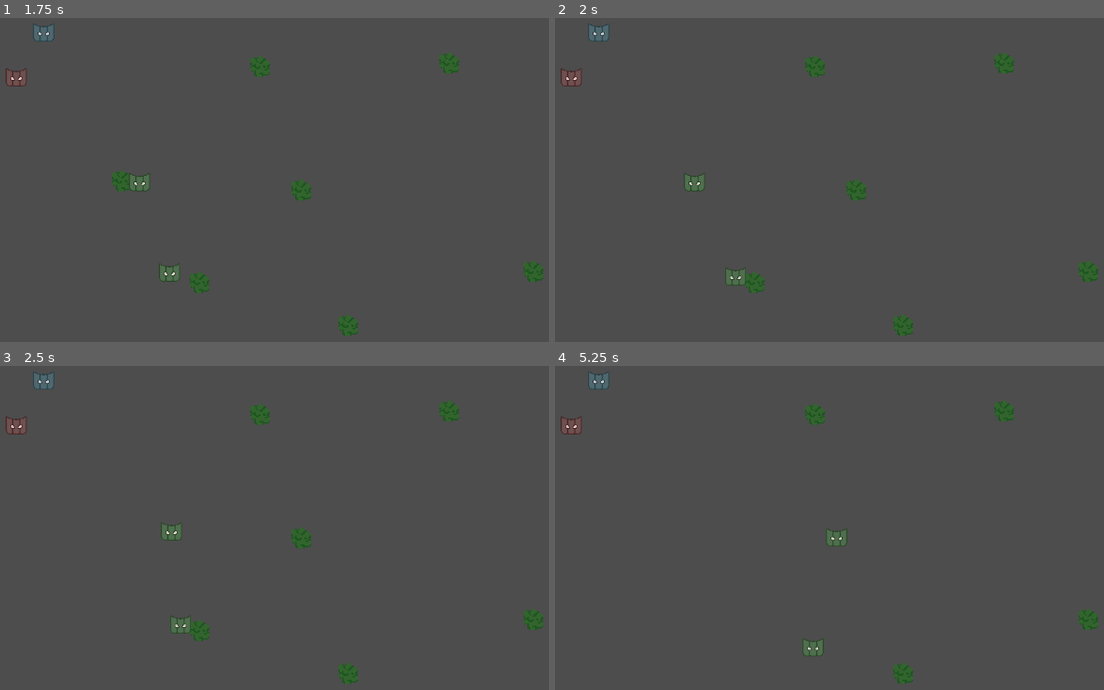
Above: before the commit, frames 1-4 (two rows, left to right).
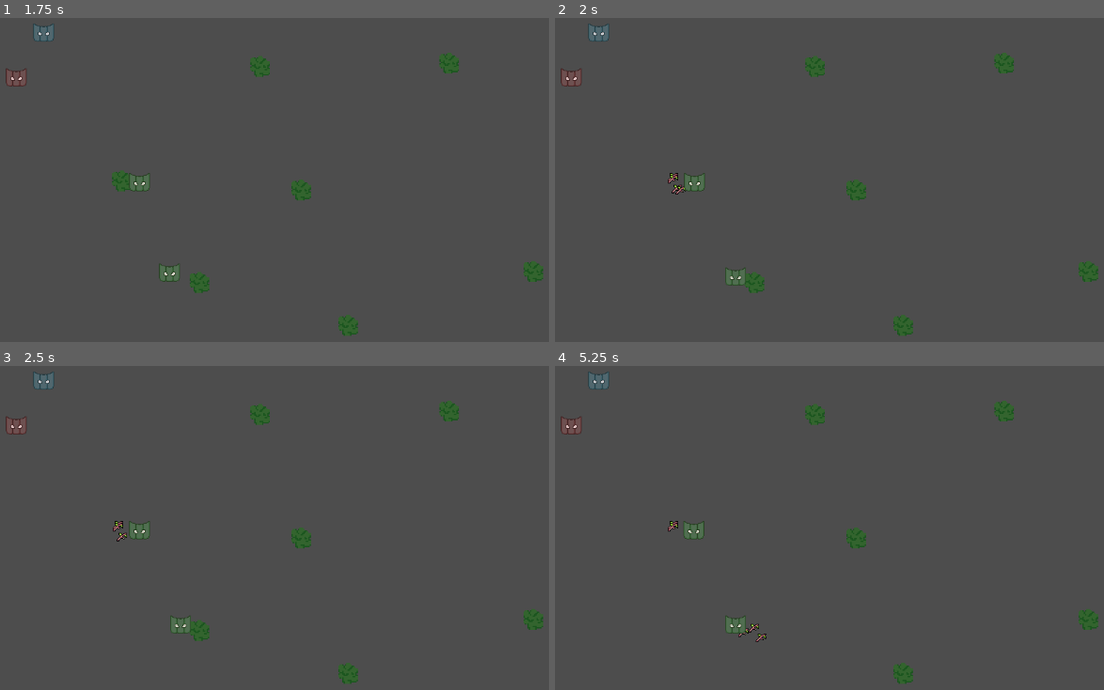
Above: after the commit, the same moments.

Repository: Kayno0o/gwj-86-godot
Game: Godot game, scene res://stages/game/game.tscn
Same seed, same stepped clock (60 frames per second), same inputs: the game is played once before the commit and once after it.
Inputs:
- Up to frame 1 (1.75 s): no input
- Up to frame 2 (2 s): no input
- Up to frame 3 (2.5 s): no input
- Up to frame 4 (5.25 s): tap Enter at 3.5 s

Frame 1 is identical in both runs. In frame 2, less than 0.1% of the frame differs, in the area x 20-24%, y 47-55%; in frame 3, 0.4%; in frame 4, 1.0%, in the area x 20-57%, y 47-90%.

Commit message:
feat: pickup items

Diff:
--- a/entities/mask/mask.gd
+++ b/entities/mask/mask.gd
@@ -7,10 +7,14 @@
 @export var movement_speed: float = 50.0
 @export var attack: float = 5
 @export var attack_speed: float = 1.0
+@export var attack_range: float = 15.0
 @export var inventory_size: int = 1
 @export var check_cooldown: float = 2.0
+@export var pickup_distance: float = 30.0
 
 @onready var collision_shape: CollisionShape2D = $CollisionShape2D
+
+var current_target: Node = null
 
 var damage_timer: Timer
 var check_timer: Timer
@@ -26,15 +30,15 @@
 	damage_timer.one_shot = false
 	add_child(damage_timer)
 
-	abstract_ready()
+	on_ready()
 
-func abstract_ready() -> void:
+func on_ready() -> void:
 	return
 
 func _physics_process(delta):
-	abstract_physics_process(delta)
+	on_physics_process(delta)
 
-func abstract_physics_process(_delta) -> void:
+func on_physics_process(_delta) -> void:
 	return
 
 func apply_mask_properties():
@@ -46,3 +50,48 @@
 
 func get_mask_name() -> String:
 	return mask_name
+
+func find_nearest(targets: Array):
+	if targets.is_empty():
+		return
+
+	var nearest_target = null
+	var nearest_distance = INF
+
+	for target in targets:
+		if target.is_targeted && target != current_target:
+			continue
+
+		var distance = global_position.distance_to(target.global_position)
+		if distance < nearest_distance:
+			nearest_distance = distance
+			nearest_target = target
+
+	if nearest_target:
+		if current_target:
+			current_target.is_targeted = false
+
+		current_target = nearest_target
+		current_target.is_targeted = true
+
+func find_target():
+	return
+
+func on_pickup():
+	return
+
+func move_to_target():
+	if not current_target or not is_instance_valid(current_target):
+		current_target = null
+		return
+
+	var direction = (current_target.global_position - global_position).normalized()
+	var distance = global_position.distance_to(current_target.global_position)
+
+	if distance < pickup_distance:
+		velocity = Vector2.ZERO
+		on_pickup()
+		return
+
+	velocity = direction * movement_speed
+	move_and_slide()
--- a/entities/mask/mask_green/mask_green.gd
+++ b/entities/mask/mask_green/mask_green.gd
@@ -1,69 +1,43 @@
 extends Mask
 
-var target: ResourceProps = null
-
-func abstract_ready():
+func on_ready():
 	check_timer.timeout.connect(_on_check_timer_timeout)
 	damage_timer.timeout.connect(_on_damage_timer_timeout)
 
 	find_target()
 
-func abstract_physics_process(_delta) -> void:
-	if target:
+func on_physics_process(_delta) -> void:
+	if current_target:
 		move_to_target()
 
 func _on_check_timer_timeout():
 	find_target()
 
 func _on_damage_timer_timeout():
-	if target and is_instance_valid(target):
-		var distance = global_position.distance_to(target.global_position)
-		if distance < 30.0:
-			target.on_damage(attack)
+	if current_target and is_instance_valid(current_target):
+		var distance = global_position.distance_to(current_target.global_position)
+		if distance < pickup_distance:
+			current_target.on_damage(attack)
 		else:
 			damage_timer.stop()
 
 func find_target():
-	var trees = get_tree().get_nodes_in_group("trees")
-	if trees.is_empty():
-		return
+	var targets = get_tree().get_nodes_in_group("trees")
+	var items = get_tree().get_nodes_in_group("items")
 
-	var nearest_tree = null
-	var nearest_distance = INF
+	targets.append_array(items)
 
-	for tree in trees:
-		if tree.is_targeted && tree != target:
-			continue
-
-		var distance = global_position.distance_to(tree.global_position)
-		if distance < nearest_distance:
-			nearest_distance = distance
-			nearest_tree = tree
-
-	if nearest_tree:
-		if target:
-			target.is_targeted = false
-
-		target = nearest_tree
-		target.is_targeted = true
+	find_nearest(targets)
 
 	if check_timer.is_stopped():
 		check_timer.start(check_cooldown)
 
-func move_to_target():
-	if not target or not is_instance_valid(target):
-		target = null
-		find_target()
+func on_pickup():
+	if is_instance_of(current_target, Item):
+		current_target.queue_free()
+		current_target = null
 		return
 
-	var direction = (target.global_position - global_position).normalized()
-	var distance = global_position.distance_to(target.global_position)
-
-	if distance < 30.0:
-		velocity = Vector2.ZERO
+	if is_instance_of(current_target, ResourceProps):
 		if damage_timer.is_stopped():
 			damage_timer.start(attack_speed)
-		return
-
-	velocity = direction * movement_speed
-	move_and_slide()
--- a/props/item/item.gd
+++ b/props/item/item.gd
@@ -3,3 +3,5 @@
 
 @export var type: ItemType.Type
 @export var amount: int
+
+var is_targeted: bool = false
--- a/props/item/item.tscn
+++ b/props/item/item.tscn
@@ -3,9 +3,9 @@
 [ext_resource type="Script" uid="uid://7c0q4inr1s3g" path="res://props/item/item.gd" id="1_qnvdu"]
 
 [sub_resource type="CircleShape2D" id="CircleShape2D_qnvdu"]
-radius = 16.0
+radius = 8.0
 
-[node name="Item" type="Node2D"]
+[node name="Item" type="Node2D" groups=["items"]]
 script = ExtResource("1_qnvdu")
 
 [node name="Area2D" type="Area2D" parent="."]
--- a/props/item/log/log.tscn
+++ b/props/item/log/log.tscn
@@ -1,5 +1,9 @@
-[gd_scene load_steps=2 format=3 uid="uid://bfhwvj28jnhvo"]
+[gd_scene load_steps=3 format=3 uid="uid://bfhwvj28jnhvo"]
 
 [ext_resource type="PackedScene" uid="uid://dojasoijlk7mr" path="res://props/item/item.tscn" id="1_xr5kf"]
+[ext_resource type="Texture2D" uid="uid://0uftp8mpwgxn" path="res://props/item/log/Crafting_86.png" id="2_ao4c6"]
 
 [node name="Item" instance=ExtResource("1_xr5kf")]
+
+[node name="Sprite2D" parent="." index="1"]
+texture = ExtResource("2_ao4c6")
--- a/props/resource/resource_props.gd
+++ b/props/resource/resource_props.gd
@@ -1,19 +1,28 @@
 extends StaticBody2D
 class_name ResourceProps
 
-@export var loot: Item
 @export var health: float
+@export var loot_scene: PackedScene
+@export var loot_count: int = 1
 
 var is_targeted: bool = false
 
 func on_damage(damage: float):
-	print("on_damage")
 	health -= damage
 
 	if health < 0:
 		on_break()
 
 func on_break():
-	print("break")
+	if loot_scene:
+		for i in range(loot_count):
+			var loot_instance = loot_scene.instantiate()
+			loot_instance.global_position = global_position
+
+			var offset = Vector2(randf_range(-16, 16), randf_range(-16, 16))
+			loot_instance.global_position += offset
+
+			get_parent().add_child(loot_instance)
+
 	queue_free()
 	return
--- a/props/resource/tree/tree.tscn
+++ b/props/resource/tree/tree.tscn
@@ -1,9 +1,12 @@
-[gd_scene load_steps=3 format=3 uid="uid://dnp5j6tutmm3o"]
+[gd_scene load_steps=4 format=3 uid="uid://dnp5j6tutmm3o"]
 
 [ext_resource type="Texture2D" uid="uid://cyhgsqoaellnb" path="res://props/resource/tree/tree.png" id="1_13syr"]
 [ext_resource type="PackedScene" uid="uid://yttupk6ktjv" path="res://props/resource/resource_props.tscn" id="1_olndm"]
+[ext_resource type="PackedScene" uid="uid://bfhwvj28jnhvo" path="res://props/item/log/log.tscn" id="2_ni0tv"]
 
 [node name="Tree" groups=["trees"] instance=ExtResource("1_olndm")]
+loot_scene = ExtResource("2_ni0tv")
+loot_count = 4
 
 [node name="Sprite2D" parent="." index="1"]
 texture = ExtResource("1_13syr")
